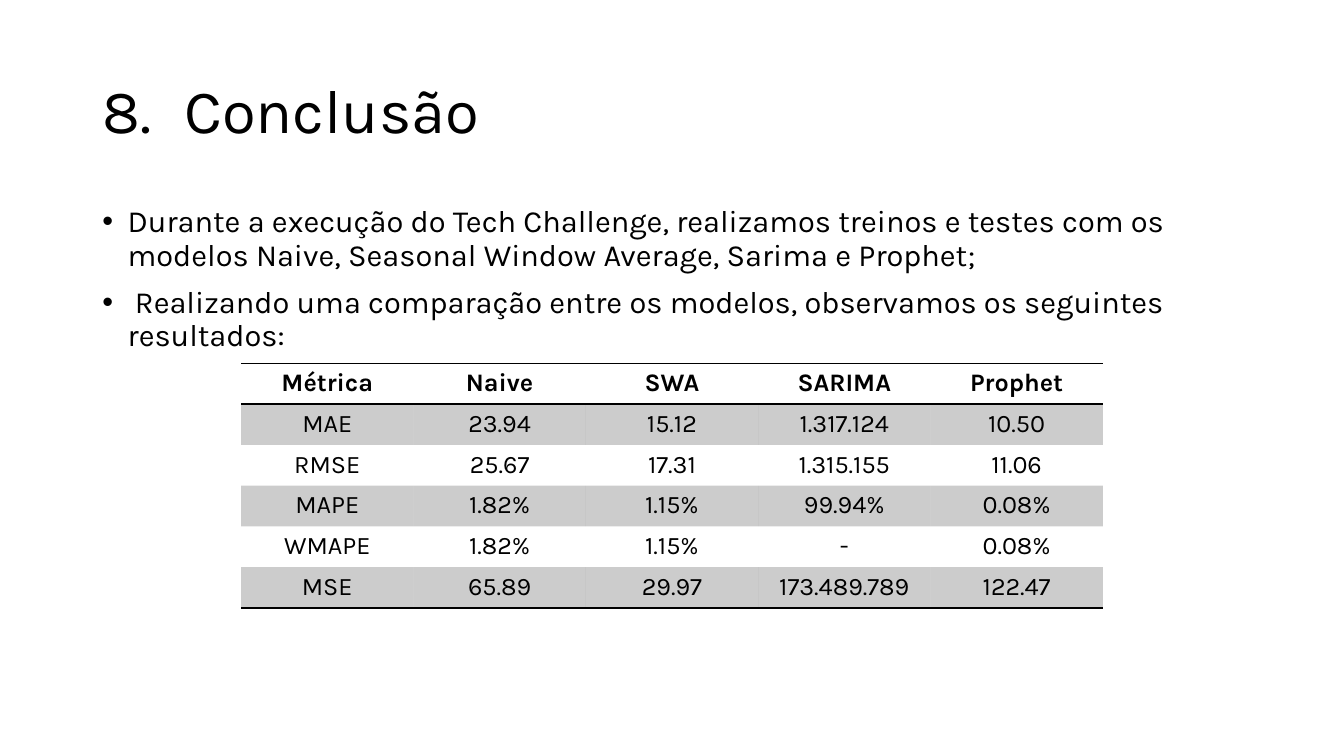
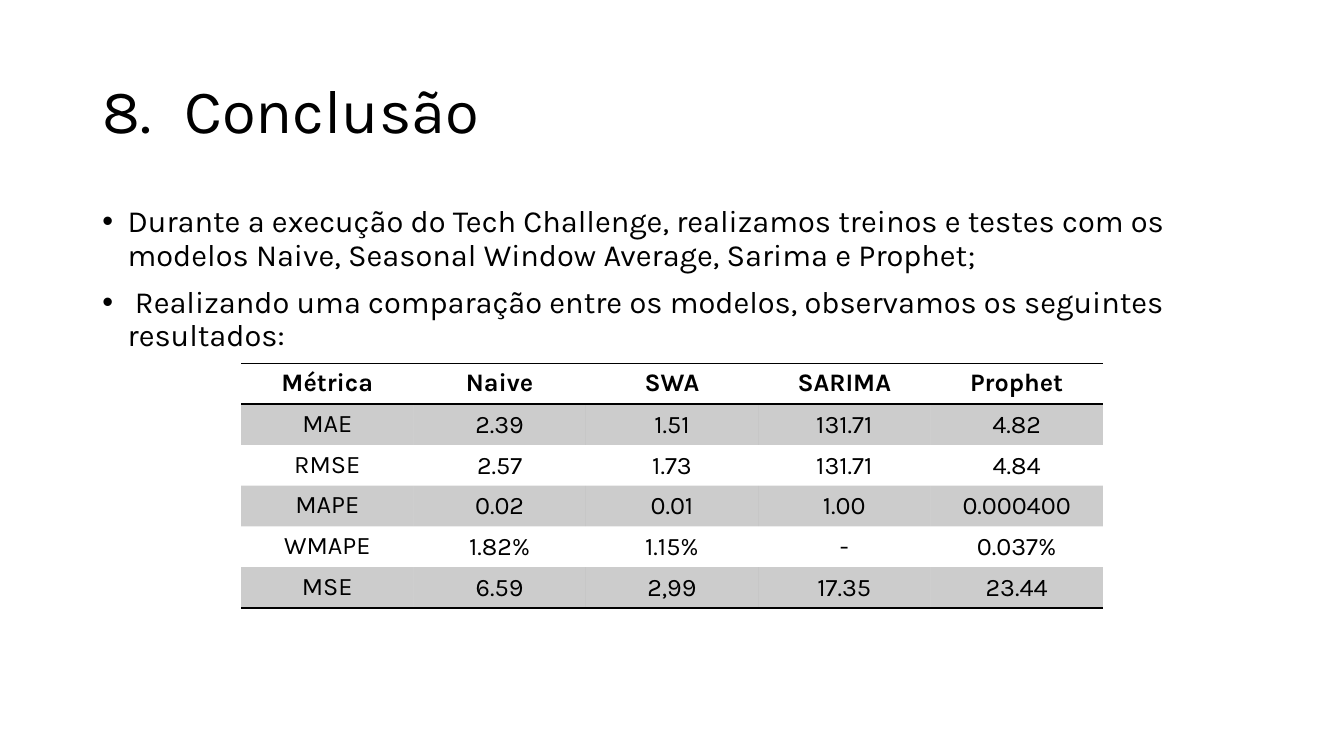
Before and after one commit to jdlmauricio/techalleg_fase_2, a slide deck: slide 18 of Tech Challenge 2.pptx. Drawn at 1344x756 pixels with LibreOffice and Linux fonts; fonts in the diff are those of the drawing; background and template pictures are left out. Boxes give left, top, right and bottom in pixels: in the first picture for what was removed or moved away, otherwise in the second. Text is boxed around its words. In the diff, an @@ line names an element or a change of style, - is before the commit and + after.

```diff
--- a/Tech Challenge 2.pptx
+++ b/Tech Challenge 2.pptx
@@ table at (241, 363, 1103, 608) @@
-row 2: MAE | 23.94 | 15.12 | 1.317.124 | 10.50
+row 2: MAE | 2.39 | 1.51 | 131.71 | 4.82
-row 3: RMSE | 25.67 | 17.31 | 1.315.155 | 11.06
+row 3: RMSE | 2.57 | 1.73 | 131.71 | 4.84
-row 4: MAPE | 1.82% | 1.15% | 99.94% | 0.08%
+row 4: MAPE | 0.02 | 0.01 | 1.00 | 0.000400
-row 5, column 5: 0.08%
+row 5, column 5: 0.037%
-row 6: MSE | 65.89 | 29.97 | 173.489.789 | 122.47
+row 6: MSE | 6.59 | 2,99 | 17.35 | 23.44
```
Also in this commit, not shown: 3 other slides changed, 1 slide removed, 1 other file.
